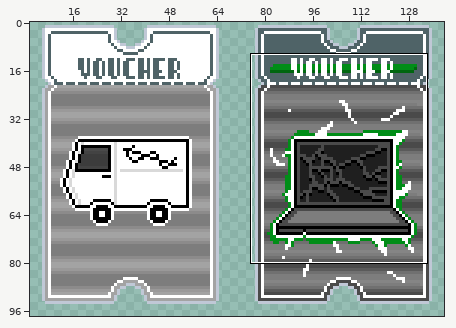
One commit to this sprite sheet: assets/2x/SlimeVouchers.png. The picture above shows the old version from afar; the outline marks the close-up.
Close-up. As it was:
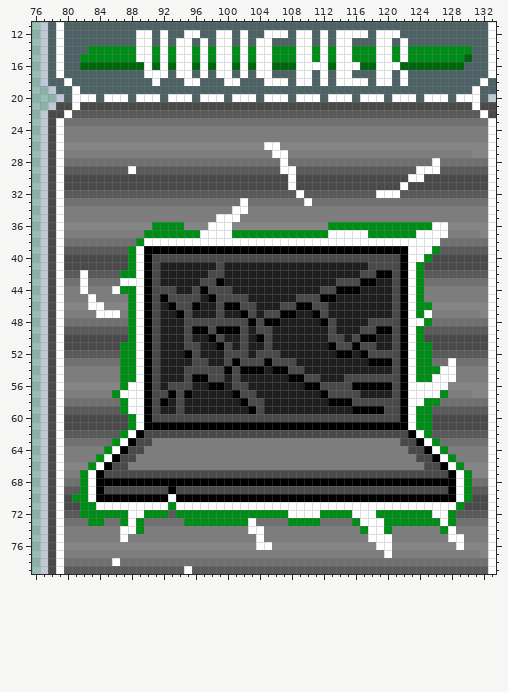
The file is 284x380 pixels, drawn in blocks of 2x2; one block is one cell here. Colours within 5 levels of each other are drawn and written as one. Shown: x 76..133, y 11..79. The wide view leaves out empty margins.
Once edited:
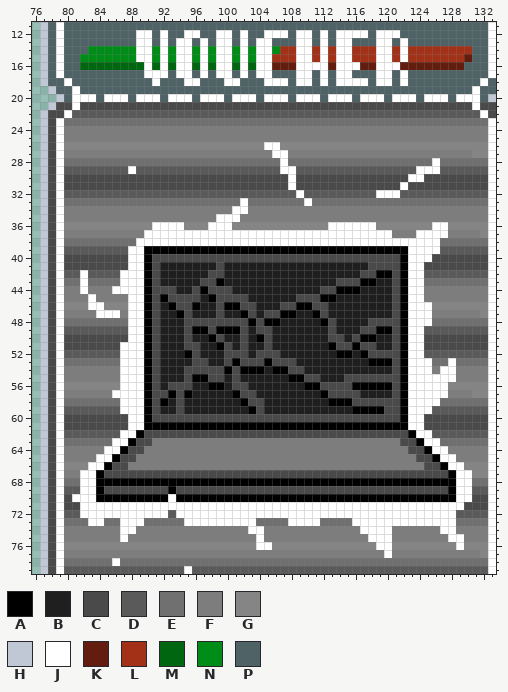
Palette (. is transparent): A #000000  B #1f1f1f  C #4a4a4a  D #5a5a5a  E #707070  F #7d7d7d  G #858585  H #c0c8d6  J #ffffff  K #631d0e  L #a23118  M #00660f  N #008d17  P #4f6367
The edit:
@@ x 104..132 @@
 13 JJPPPJJPJPJJPPPJJPJPPPPPPPPPP
-14 JJNNNJJNJNJJNNNJJNJNNNNNNNNPP
-15 JJNNNJJNJNJJNNNJJNJNNNNNNNMPP
-16 JJMMMJJJJMJJJMMJJJMMMMMMMMPPP
+14 JJNLLJJLJLJJLLLJJLJLLLLLLLLPP
+15 JJLLLJJLJLJJLLLJJLJLLLLLLLKPP
+16 JJKKKJJJJKJJJKKJJJKKKKKKKKPPP
 17 JJPPPJJPJPJJPPPJJPJPPPPPPPPPP
@@ x 76..133 @@
 35 .HCJFFFFFFFFFFFFFFFFFFFJJJFFFFFFFFFFFFFFFFFFFFFFFFFFFFFFFJ
-36 .HCJGGGGGGGGGGGNNNNGGGJJJGGGGGGGGGGGGNNNNNNNNNNNNNJJGGGGGJ
-37 .HCJFFFFFFFFFFNNNNNNNJJJJNNNNNNNNNNNNJJJJJNNNNNNJJJJFFFFGJ
-38 .HCJEEEEEEEEENJJJJJJJJJJJJJJJJJJJJJJJJJJJJJJJJJJJJJEEEEEEJ
-39 .HCJDDDDDDDDNJAAAAAAAAAAAAAAAAAAAAAAAAAAAAAAAAAJJJNDDDDDDJ
-40 .HCJCCCCCCCCNJACCCCCCCCCCCCCCCCCCCCCCCCCCCCCCCAJJNCCCCCCCJ
-41 .HCJCCCCCCCCNJACBBBBBBBCBBBBBBBBBBBBBBBBBBCCCCAJNCCCCCCCCJ
-42 .HCJDDJDDDDNNJACBBBBBBCCBBBBBBBBBBBBBBBBBCCAACAJNDDDDDDDDJ
-43 .HCJEEJEEEEJJJACBBBBBCCABBBBBBBBBBBBBBCCCAABBCAJNEEEEEEEEJ
-44 .HCJFFJFFFJNNJACCCBBCACCCBBBBBBBBBBBCCAAABBBBCAJNFFFFFFFFJ
-45 .HCJFFFJFFFFNJACACCCCBACCCCBBBBBBCCCAABBBBBBBCAJNFFFFFFFFJ
-46 .HCJGGGJJGGGNJACBACCABBCAACCBBBCCAACCBBBBBBBBCAJNNGGGGGGGJ
-47 .HCJFFFFJJJFNJACBBACBBBCBBACBCCAABBACBBBBBBBBCAJNJFFFFFFGJ
-48 .HCJEEEEEEEENJACBBBCCCCCCCCACAABBBBBACBBBBCCCCAJJNEEEEEEEJ
-49 .HCJDDDDDDDDNJACBBBCAACAAACBCCBBBBBBBCBBBCCAACAJNDDDDDDDDJ
-50 .HCJCCCCCCCCNJACBBBCBBACBBCBACBBBBBBBCCBCAABBCAJNCCCCCCCCJ
-51 .HCJCCCCCCCNNJACBBBCCBBACBCBBCBBBBBBBACCACCBBCAJNNCCCCCCCJ
-52 .HCJDDDDDDDNNJACBBBACBBBCCCBCCCBBBBBBBAABACCCCAJNNDDDDDDDJ
-53 .HCJEEEEEEENNJACBBBBCCBBCACCCACCCBBBBBBBBBAAACAJNNEEJEEEEJ
-54 .HCJFFFFFFFNNJACBBBCCCCCACAAABAACCBBBBBBBBBBBCAJNNNJJFFFFJ
-55 .HCJFFFFFFFNNJACBBBCAACCBCBBBBBBAACCBBBCCCCCCCAJNNJJJFFFFJ
-56 .HCJGGGGGGGNJJACBCCCBBAABCCBBBBBBBAACCCCAAAAACAJJJJJGGGGGJ
-57 .HCJFFFFFFNJJJACCACABBBBBACCBBBBBBBBACCCCBBBBCAJJJJNFFFGGJ
-58 .HCJEEEEEEENJJACABCBBBBBBBACCBBBBBBBBAAACCCCCCAJJNNEEEEEEJ
-59 .HCJDDDDDDDNJJACBBCBBBBBBBBACBBBBBBBBBBBAAAACCAJNNDDDDDDDJ
-60 .HCJCCCCCCCCNJACCCCCCCCCCCCCCCCCCCCCCCCCCCCCCCAJNNCCCCCCCJ
-61 .HCJCCCCCCCCNJAAAAAAAAAAAAAAAAAAAAAAAAAAAAAAAAAJNNCCCCCCCJ
-62 .HCJDDDDDDDNJACCCCCCCCCCCCCCCCCCCCCCCCCCCCCCCCCAJNDDDDDDDJ
-63 .HCJEEEEEENJACCFFFFFFFFFFFFFFFFFFFFFFFFFFFFFFFCCAJNEEEEEEJ
-64 .HCJFFFFFNJACCFFFFFFFFFFFFFFFFFFFFFFFFFFFFFFFFFCCAJNFFFFFJ
-65 .HCJFFFFNJACCFFFFFFFFFFFFFFFFFFFFFFFFFFFFFFFFFFFCCAJNFFFFJ
-66 .HCJGGGNJACCFFFFFFFFFFFFFFFFFFFFFFFFFFFFFFFFFFFFFCCAJNGGGJ
-67 .HCJFFNJACCCCCCCCCCCCCCCCCCCCCCCCCCCCCCCCCCCCCCCCCCCAJNGGJ
-68 .HCJEENJAAAAAAAAAAAAAAAAAAAAAAAAAAAAAAAAAAAAAAAAAAAAAJNEEJ
-69 .HCJDDNJACCCCCCCCACCCCCCCCCCCCCCCCCCCCCCCCCCCCCCCCCCAJNDDJ
-70 .HCJCNNJAAAAAAAAAJAAAAAAAAAAAAAAAAAAAAAAAAAAAAAAAAAAAJNCCJ
-71 .HCJCCNNJJJJJJJJJNJJJJJJJJJJJJJJJJJJJJJJJJJJJJJJJJJJJNCCCJ
-72 .HCJDDNNNNNNJJNNNDNNNNNNNNNNNNNNJJJJNNNNJJJNNNNNNNJJNDDDDJ
-73 .HCJEEENNEENJNEEEEENNNNNNNNJEEEENNNNEEEENJJJNNNNNNNJNEEEEJ
-74 .HCJFFFFFFFJJNFFFFFFFFFFFFFJJFFFFFFFFFFFFNJJNFFFFFFNJFFFFJ
+36 .HCJGGGGGGGGGGGJJJJGGGJJJGGGGGGGGGGGGJJJJJJGGGGGGGJJGGGGGJ
+37 .HCJFFFFFFFFFFJJJJJJJJJJJJJJJJJJJJJJJJJJJJJJJFFFJJJJFFFFGJ
+38 .HCJEEEEEEEEEJJJJJJJJJJJJJJJJJJJJJJJJJJJJJJJJJJJJJJEEEEEEJ
+39 .HCJDDDDDDDDJJAAAAAAAAAAAAAAAAAAAAAAAAAAAAAAAAAJJJJDDDDDDJ
+40 .HCJCCCCCCCCJJACCCCCCCCCCCCCCCCCCCCCCCCCCCCCCCAJJJCCCCCCCJ
+41 .HCJCCCCCCCCJJACBBBBBBBCBBBBBBBBBBBBBBBBBBCCCCAJJCCCCCCCCJ
+42 .HCJDDJDDDDJJJACBBBBBBCCBBBBBBBBBBBBBBBBBCCAACAJJDDDDDDDDJ
+43 .HCJEEJEEEEJJJACBBBBBCCABBBBBBBBBBBBBBCCCAABBCAJJEEEEEEEEJ
+44 .HCJFFJFFFJJJJACCCBBCACCCBBBBBBBBBBBCCAAABBBBCAJJFFFFFFFFJ
+45 .HCJFFFJFFFFJJACACCCCBACCCCBBBBBBCCCAABBBBBBBCAJJFFFFFFFFJ
+46 .HCJGGGJJGGGJJACBACCABBCAACCBBBCCAACCBBBBBBBBCAJJJGGGGGGGJ
+47 .HCJFFFFJJJFJJACBBACBBBCBBACBCCAABBACBBBBBBBBCAJJJFFFFFFGJ
+48 .HCJEEEEEEEEJJACBBBCCCCCCCCACAABBBBBACBBBBCCCCAJJJEEEEEEEJ
+49 .HCJDDDDDDDDJJACBBBCAACAAACBCCBBBBBBBCBBBCCAACAJJDDDDDDDDJ
+50 .HCJCCCCCCCCJJACBBBCBBACBBCBACBBBBBBBCCBCAABBCAJJCCCCCCCCJ
+51 .HCJCCCCCCCJJJACBBBCCBBACBCBBCBBBBBBBACCACCBBCAJJCCCCCCCCJ
+52 .HCJDDDDDDDJJJACBBBACBBBCCCBCCCBBBBBBBAABACCCCAJJDDDDDDDDJ
+53 .HCJEEEEEEEJJJACBBBBCCBBCACCCACCCBBBBBBBBBAAACAJJJEEJEEEEJ
+54 .HCJFFFFFFFJJJACBBBCCCCCACAAABAACCBBBBBBBBBBBCAJJJFJJFFFFJ
+55 .HCJFFFFFFFJJJACBBBCAACCBCBBBBBBAACCBBBCCCCCCCAJJJJJJFFFFJ
+56 .HCJGGGGGGGJJJACBCCCBBAABCCBBBBBBBAACCCCAAAAACAJJJJJGGGGGJ
+57 .HCJFFFFFFJJJJACCACABBBBBACCBBBBBBBBACCCCBBBBCAJJJJJFFFGGJ
+58 .HCJEEEEEEEJJJACABCBBBBBBBACCBBBBBBBBAAACCCCCCAJJJJEEEEEEJ
+59 .HCJDDDDDDDJJJACBBCBBBBBBBBACBBBBBBBBBBBAAAACCAJJJDDDDDDDJ
+60 .HCJCCCCCCCCJJACCCCCCCCCCCCCCCCCCCCCCCCCCCCCCCAJJCCCCCCCCJ
+61 .HCJCCCCCCCCJJAAAAAAAAAAAAAAAAAAAAAAAAAAAAAAAAAJJCCCCCCCCJ
+62 .HCJDDDDDDDJJACCCCCCCCCCCCCCCCCCCCCCCCCCCCCCCCCAJJDDDDDDDJ
+63 .HCJEEEEEEJJACCFFFFFFFFFFFFFFFFFFFFFFFFFFFFFFFCCAJJEEEEEEJ
+64 .HCJFFFFFJJACCFFFFFFFFFFFFFFFFFFFFFFFFFFFFFFFFFCCAJJFFFFFJ
+65 .HCJFFFFJJACCFFFFFFFFFFFFFFFFFFFFFFFFFFFFFFFFFFFCCAJJFFFFJ
+66 .HCJGGGJJACCFFFFFFFFFFFFFFFFFFFFFFFFFFFFFFFFFFFFFCCAJJGGGJ
+67 .HCJFFJJACCCCCCCCCCCCCCCCCCCCCCCCCCCCCCCCCCCCCCCCCCCAJJGGJ
+68 .HCJEEJJAAAAAAAAAAAAAAAAAAAAAAAAAAAAAAAAAAAAAAAAAAAAAJJEEJ
+69 .HCJDDJJACCCCCCCCACCCCCCCCCCCCCCCCCCCCCCCCCCCCCCCCCCAJJDDJ
+70 .HCJCJJJAAAAAAAAAJAAAAAAAAAAAAAAAAAAAAAAAAAAAAAAAAAAAJJCCJ
+71 .HCJCCJJJJJJJJJJJJJJJJJJJJJJJJJJJJJJJJJJJJJJJJJJJJJJJJCCCJ
+72 .HCJDDJJJJJJJJJJJDJJJJJJJJJJJJJJJJJJJJJJJJJJJJJJJJJJJDDDDJ
+73 .HCJEEEJJEEJJJEEEEEJJJJJJJJJEEEEJJJJEEEEJJJJJJJJJJJJJEEEEJ
+74 .HCJFFFFFFFJJFFFFFFFFFFFFFFJJFFFFFFFFFFFFJJJJFFFFFFJJFFFFJ
 75 .HCJFFFFFFFJFFFFFFFFFFFFFFFFJFFFFFFFFFFFFFJJJFFFFFFFJJFFFJ
